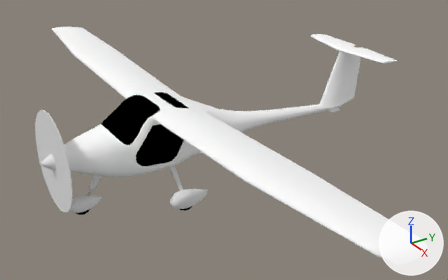
Before and after pictures for a commit that changed the Blender file Models/virus-sw.blend.
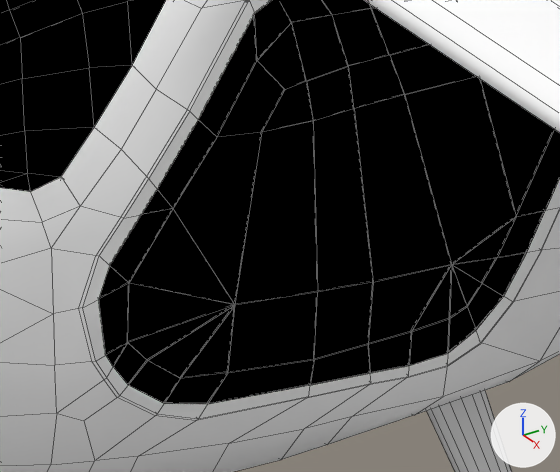
Each version is shown whole from a 50 mm camera at (8.42, -3.89, 4.47) aimed at (0.11, 1.48, -0.36), then close up on the part from 28% to 41% of the width and 45% to 62% of the height. The axes (+X, +Y, +Z) are drawn at lower right. The lights are the same throughout. The close-ups show mesh edges as thin lines.

Objects in the first close-up: 'door', 'fuselage', 'strut_left', 'window', 'windshield'.
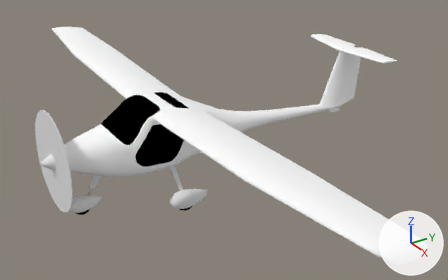
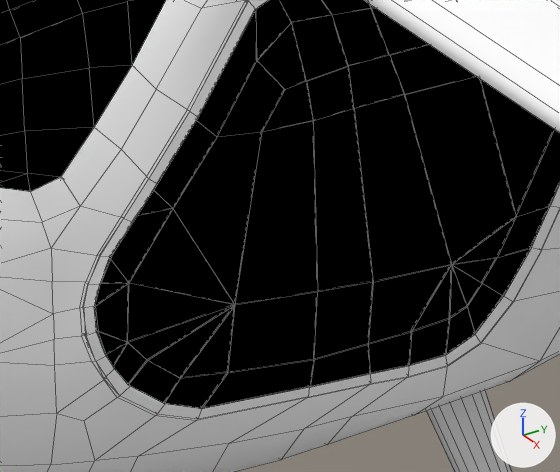
Where the change shows, as pixel boxes (x1, y1, x2, y2) in the close-ups (560 x 472 px; the box of a moved part takes in the faces that stretch with it):
'window', reshaped: before (99, 0, 560, 404); after (94, 0, 560, 409)
'windshield', reshaped: (0, 0, 166, 192) in both
part 1 of me_fuselage, built on: after (0, 248, 99, 365)
part 2 of me_fuselage_001, moved or reshaped: (83, 0, 310, 419) in both
part 3 of me_fuselage_001, moved or reshaped: before (409, 179, 560, 376); after (409, 183, 560, 376)
part 4 of me_fuselage_002, moved or reshaped: before (99, 0, 291, 355); after (94, 0, 291, 355)
part 5 of me_fuselage_002, moved or reshaped: (409, 130, 560, 366) in both
part 6 of me_fuselage_002, moved or reshaped: before (164, 360, 314, 404); after (164, 360, 314, 409)

The change, as a diff of the scene's bpy script:
```diff
--- a/Models/virus-sw.blend.py
+++ b/Models/virus-sw.blend.py
@@ me_fuselage @@
 # used by ob_fuselage; location = (0.0, 0.877, -0.144); rotation_euler = (-0.0234, 0.0, 0.0), in degrees (-1.3, 0, 0); scale = (0.648, 0.634, 0.634)
-me_fuselage.from_pydata(...)  # 761 vertices, 712 faces; spans x 0.0..7.71, y -3.55..6.15, z -0.55..1.69
+me_fuselage.from_pydata(...)  # 775 vertices, 726 faces; spans x 0.0..7.71, y -3.55..6.15, z -0.55..1.69
+# me_fuselage part 1: 6 vertices moved within x 0.74..0.77, y -2.04..-0.47, z 0.2..0.93; 6 vertices removed from x 0.73..0.75, y -2.06..-1.27, z 0.2..0.94; 20 vertices added at x 0.72..0.76, y -2.12..-1.27, z 0.12..0.92
 me_fuselage.materials.append(mat_fuselage)
@@ me_fuselage_001 @@
 # used by ob_door; location = (0.508, 0.091, 0.109); rotation_euler = (-0.0234, 0.0, 0.0), in degrees (-1.3, 0, 0); scale = (0.648, 0.634, 0.634)
-me_fuselage_001.from_pydata(...)  # 62 vertices, 30 faces; spans x -0.04..0.05, y -0.8..0.79, z -0.57..0.58
+me_fuselage_001.from_pydata(...)  # 68 vertices, 34 faces; spans x -0.04..0.05, y -0.8..0.79, z -0.57..0.58
+# me_fuselage_001 part 2: 10 vertices moved from x -0.03..0.0, y -0.75..-0.02, z -0.51..0.57 to x -0.03..0.0, y -0.76..-0.01, z -0.52..0.57; 1 vertex removed from x -0.02, y -0.76, z -0.15; 5 vertices added at x -0.03..-0.02, y -0.8..-0.75, z -0.24..-0.11
+# me_fuselage_001 part 3: 8 vertices moved from x -0.02..0.05, y 0.18..0.74, z -0.52..0.47 to x -0.02..0.05, y 0.17..0.74, z -0.53..0.46; 2 vertices added at x -0.01..0.0, y 0.71..0.75, z 0.3..0.45
 me_fuselage_001.materials.append(mat_fuselage)
@@ me_fuselage_002 @@
 # used by ob_window; location = (0.513, 0.08, 0.119); rotation_euler = (-0.0234, 0.0, 0.0), in degrees (-1.3, 0, 0); scale = (0.648, 0.634, 0.634)
-me_fuselage_002.from_pydata(...)  # 70 vertices, 64 faces; spans x -0.04..0.05, y -0.74..0.78, z -0.55..0.53
+me_fuselage_002.from_pydata(...)  # 74 vertices, 68 faces; spans x -0.04..0.05, y -0.75..0.78, z -0.55..0.53
+# me_fuselage_002 part 4: 5 vertices moved from x -0.04..-0.02, y -0.71..-0.29, z -0.09..0.5 to x -0.04..-0.02, y -0.71..-0.28, z -0.06..0.51; 1 vertex removed from x -0.03, y -0.74, z -0.17; 3 vertices added at x -0.03, y -0.75..-0.74, z -0.25..-0.13
+# me_fuselage_002 part 5: 4 vertices moved from x 0.03..0.05, y 0.2..0.48, z -0.54..-0.2 to x 0.03..0.05, y 0.19..0.49, z -0.54..-0.19
+# me_fuselage_002 part 6: 1 vertex moved from x -0.01, y -0.47, z -0.52 to x -0.01, y -0.48, z -0.53
 me_fuselage_002.materials.append(mat_glass)
```
